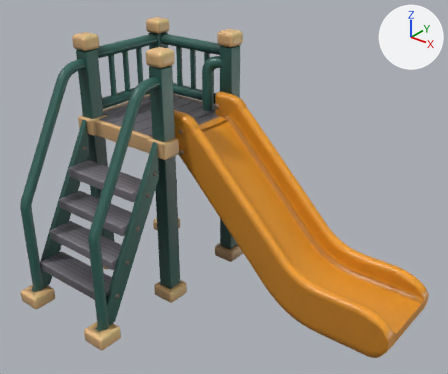
One commit to the glTF model lab/playground-slide/models/houdini_playground_slide.glb: the scene before it, then after it.
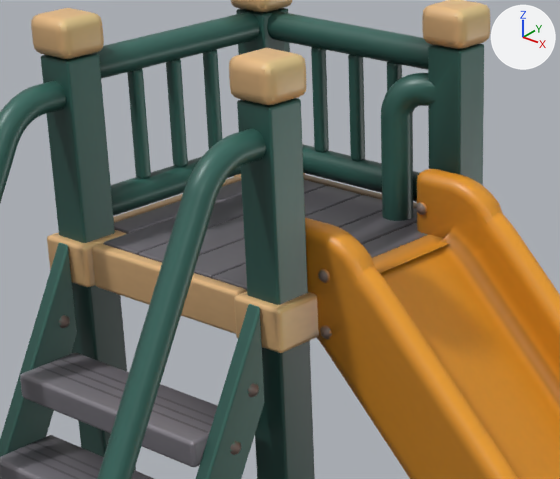
There are two pictures of each version: one whole from a camera (50 mm lens) standing at (3.68, -4.49, 4.46) and looking at (0.01, 0.09, 1.62), one close up on the part from 14% to 60% of the width and 8% to 55% of the height. The axes (+X, +Y, +Z) are drawn at upper right. The lights are the same throughout. The last two pictures show the newer version. Objects named as collision shapes, trigger or cutter boxes, shadow casters or lower levels of detail are left out. Vertices at exactly the same position are counted once.

Script lines for the objects in view, before the commit:
```python
me_lod0 = bpy.data.meshes.new('LOD0')
me_lod0.from_pydata(...)  # 7785 vertices, 15494 faces; spans x -2.0..2.0, y -1.26..1.26, z 0.0..2.99
me_lod0.materials.append(mat_slot1)
ob_lod0 = bpy.data.objects.new('LOD0', me_lod0)
ob_lod0.location = (0.0, 0.0, 0.0)
```
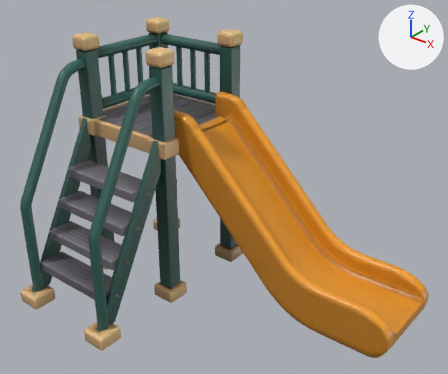
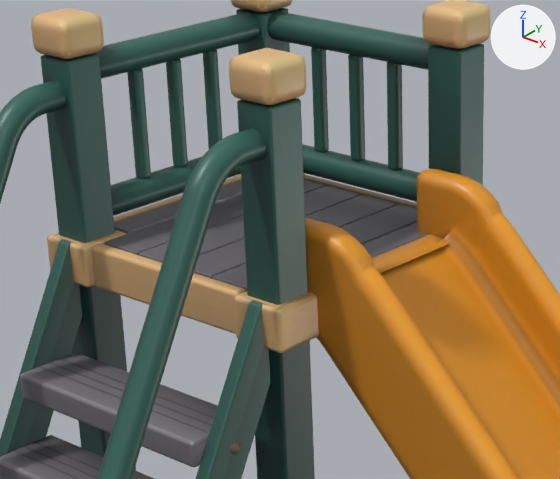
Patch to the scene script:
```diff
--- a/lab/playground-slide/models/houdini_playground_slide.glb.py
+++ b/lab/playground-slide/models/houdini_playground_slide.glb.py
@@ me_lod0 @@
 # used by ob_lod0; location = (0.0, 0.0, 0.0)
-me_lod0.from_pydata(...)  # 7785 vertices, 15494 faces; spans x -2.0..2.0, y -1.26..1.26, z 0.0..2.99
+me_lod0.from_pydata(...)  # 7319 vertices, 14582 faces; spans x -2.0..2.0, y -1.26..1.26, z 0.0..2.99
+# me_lod0 part 1: the loose piece of 49 vertices spanning x -1.82..-1.8, y -0.26..-0.2, z 1.66..1.72 is deleted
+# me_lod0 part 2: the loose piece of 49 vertices spanning x -0.57..-0.51, y 0.04..0.06, z 1.85..1.91 is deleted
+# me_lod0 part 3: the loose piece of 49 vertices spanning x -0.68..-0.66, y -0.26..-0.2, z 1.66..1.72 is deleted
+# me_lod0 part 4: the loose piece of 49 vertices spanning x -0.57..-0.51, y 0.04..0.06, z 2.09..2.15 is deleted
+# me_lod0 part 5: the loose piece of 49 vertices spanning x -0.76..-0.7, y 0.87..0.89, z 2.11..2.17 is deleted
+# me_lod0 part 6: 296 vertices removed from x -1.03..-0.74, y 0.93..1.15, z 2.03..2.68; 1 vertex added at x -1.0, y 1.05, z 2.14
+# me_lod0 part 7: 27 vertices moved within x -0.75..-0.68, y -1.17..0.19, z 0.17..2.03; 27 vertices removed from x -0.75..-0.68, y -1.17..-0.16, z 0.17..2.02; 64 vertices added at x -0.75..-0.68, y -1.04..-0.12, z 0.38..2.03
+# me_lod0 part 8: 25 vertices moved from x -1.89..-1.82, y -1.17..-0.16, z 0.17..2.02 to x -1.89..-1.82, y -1.17..-0.12, z 0.17..2.03; 25 vertices removed from x -1.89..-1.82, y -1.17..-0.16, z 0.17..2.02; 62 vertices added at x -1.89..-1.82, y -1.04..-0.12, z 0.38..2.03
+# me_lod0 part 9: 1666 kept faces spanning x -1.99..2.0, y -1.25..1.26, z 0.01..2.98 get new vertex colours
 me_lod0.materials.append(mat_slot1)
```

Where the change shows, as pixel boxes [x1, y1, x2, y2] in the close-ups (560 x 479 px; the box of a moved part takes in the faces that stretch with it):
part 1 of me_lod0, deleted: before [59, 315, 70, 328]
part 2 of me_lod0, deleted: before [320, 325, 332, 339]
part 3 of me_lod0, deleted: before [248, 383, 259, 397]
part 4 of me_lod0, deleted: before [318, 269, 330, 283]
part 5 of me_lod0, deleted: before [416, 202, 427, 215]
part 6 of me_lod0, cut back: before [349, 48, 457, 242]; after [349, 176, 417, 197]
part 7 of me_lod0, moved or reshaped: [196, 234, 431, 479] in both
part 8 of me_lod0, moved or reshaped: before [0, 243, 77, 455]; after [0, 235, 86, 454]
part 9 of me_lod0, edited (looks the same): [0, 11, 560, 479] in both
